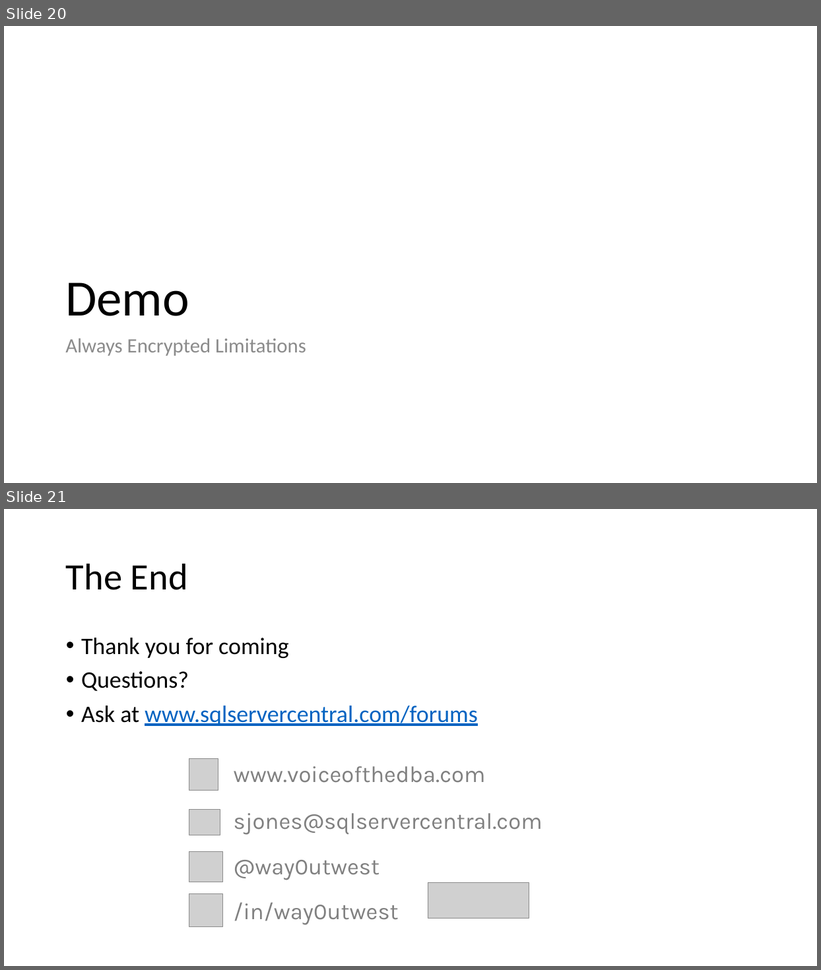
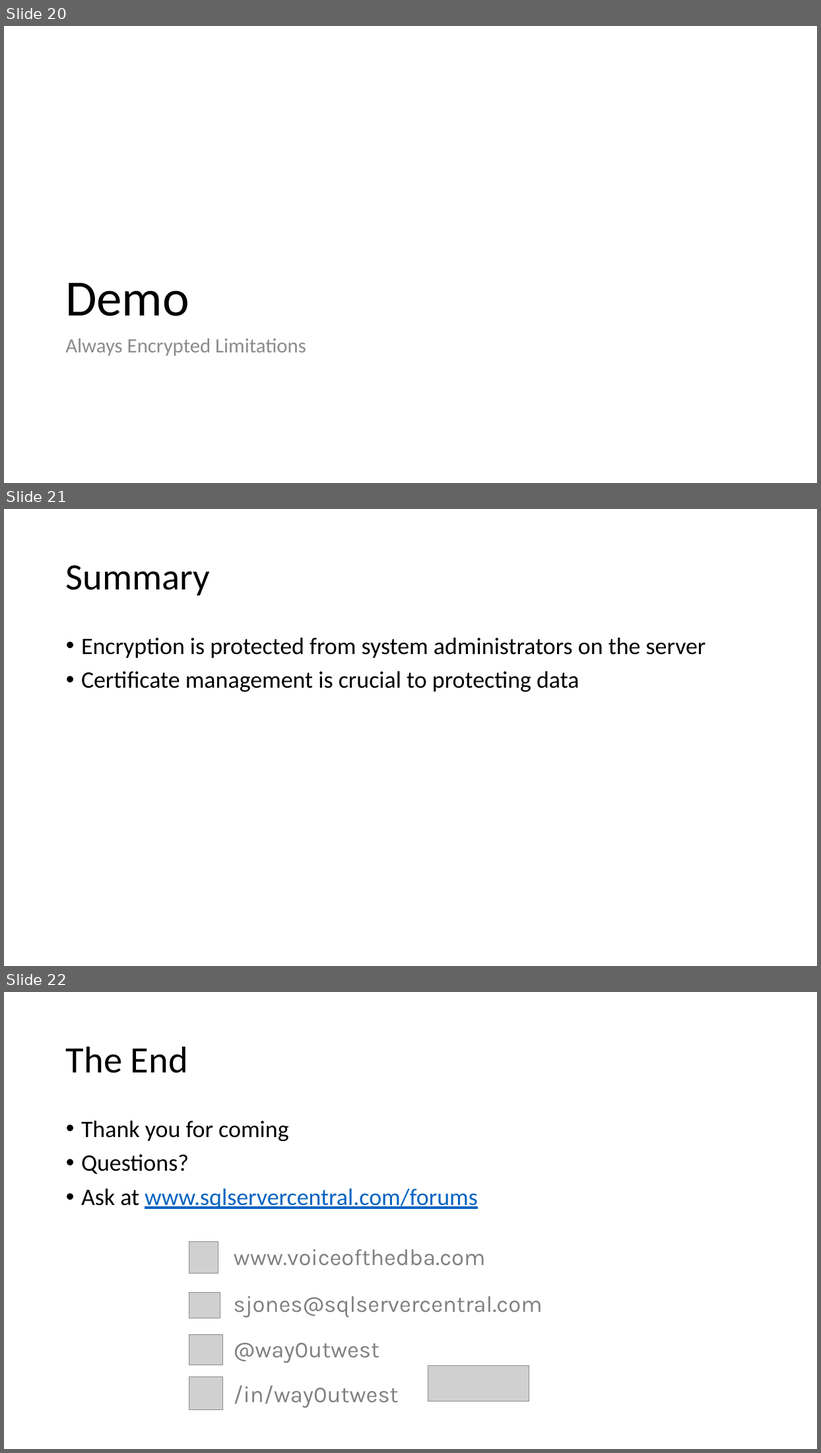
Before and after one commit to way0utwest/EndtoEndAlwaysEncrypted, a slide deck: EndtoEndAlwaysEncrypted.pptx. Shown one above the other, each under a label of ours: slides 20 and 21 before the commit, slides 20, 21 and 22 after it. The pictures are 821x970 and 821x1453 pixels, drawn with LibreOffice and Linux fonts; fonts in the diff are those of the drawing; grey boxes stand for pictures. Boxes give left, top, right and bottom in pixels: in the first picture for what was removed or moved away, otherwise in the second. Text is boxed around its words. In the diff, an @@ line names an element or a change of style, - is before the commit and + after.

```diff
--- a/EndtoEndAlwaysEncrypted.pptx
+++ b/EndtoEndAlwaysEncrypted.pptx
@@ slide 21 added at <box>4,509,817,966</box>, background #FFFFFF @@
@@ title added at <box>66,565,210,595</box>, 44 pt, text #000000 @@
+Summary
@@ text added at <box>81,638,706,692</box>, 28 pt, text #000000 @@
+• Encryption is protected from system administrators on the server
+• Certificate management is crucial to protecting data
@@ what was slide 21 is now slide 22 @@
```
Also in this commit, not shown: 4 slides changed, 1 other slide added, 14 other files.
